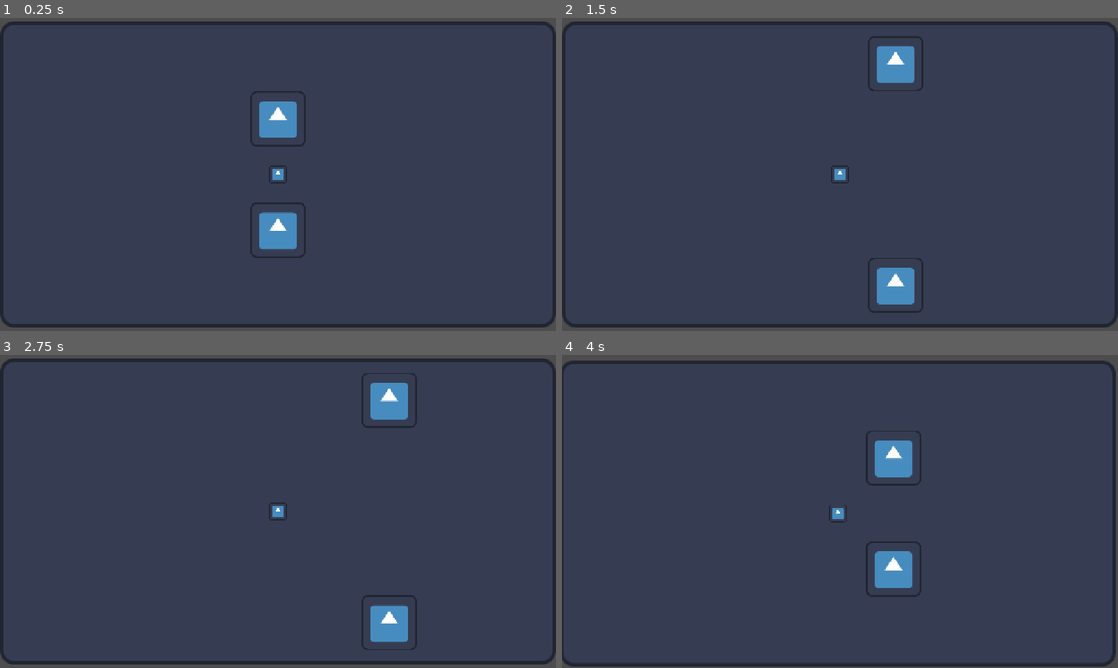
Above: before the commit, frames 1-4 (two rows, left to right).
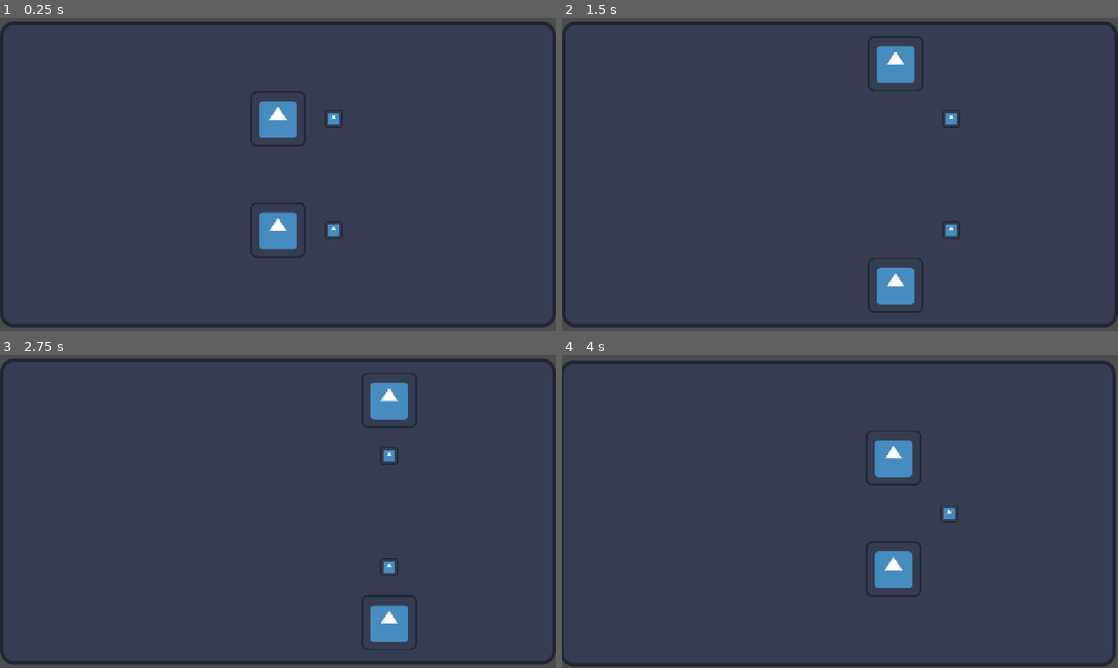
Above: after the commit, the same moments.

Repository: Vlad-935/Reflective-Trust
Game: Godot game, scene res://scenes/root.tscn
Same seed, same stepped clock (60 frames per second), same inputs: the game is played once before the commit and once after it. The engine's default icon, where the game draws it, is replaced by a stand-in: a white triangle on a blue panel in a dark square.
Inputs:
- Up to frame 1 (0.25 s): no input
- Up to frame 2 (1.5 s): tap Enter (ui_accept) at 0.5, 0.77 s; hold D (move right) 0.53-1.28 s; hold S (move down) from 1.28 s (still down)
- Up to frame 3 (2.75 s): tap Enter (ui_accept) at 1.52 s; release S (move down) at 2.03 s; hold D (move right) from 2.03 s (still down)
- Up to frame 4 (4 s): tap Enter (ui_accept) at 2.75, 3.02, 3.77 s; release D (move right) at 2.78 s; hold W (move up) 2.78-3.53 s; hold A (move left) from 3.53 s (still down)

The runs differ from the first frame. In frame 1, 0.3% of the frame differs, in the area x 48-62%, y 29-71%; in frame 2, 0.3%; in frame 3, 0.3%; in frame 4, 0.2%.

Commit message:
Mirror and duplicate level objects for reflection

Diff:
--- a/reflective-trust/scenes/Levels/level_1.tscn
+++ b/reflective-trust/scenes/Levels/level_1.tscn
@@ -1,5 +1,6 @@
 [gd_scene format=4 uid="uid://cc0gkxeevxxmm"]
 
+[ext_resource type="Script" uid="uid://c1ba0pgcqnlk7" path="res://scripts/level_1.gd" id="1_3ydyl"]
 [ext_resource type="Texture2D" uid="uid://7cbcocytpax0" path="res://icon.svg" id="1_ac15f"]
 [ext_resource type="PackedScene" uid="uid://bvkyebfwai1k0" path="res://scenes/moveable_object.tscn" id="2_3ydyl"]
 
@@ -70,6 +71,7 @@
 sources/0 = SubResource("TileSetAtlasSource_vtxvj")
 
 [node name="Level_1" type="Node2D" unique_id=480054498]
+script = ExtResource("1_3ydyl")
 
 [node name="Container" type="Control" parent="." unique_id=1794528067]
 layout_mode = 3
@@ -102,5 +104,7 @@
 tile_map_data = PackedByteArray("AADv//X/AAABAAAAAADw//X/AAABAAAAAADx//X/AAABAAAAAADy//X/AAABAAAAAADz//X/AAABAAAAAAD0// …(1840 unchanged characters)…
 tile_set = SubResource("TileSet_fkdrv")
 
-[node name="Moveable_Object" parent="." unique_id=1409220653 instance=ExtResource("2_3ydyl")]
+[node name="Objects" type="Node2D" parent="." unique_id=840091501]
+
+[node name="Moveable_Object" parent="Objects" unique_id=1409220653 instance=ExtResource("2_3ydyl")]
 position = Vector2(-72, 0)
--- a/reflective-trust/scenes/root.tscn
+++ b/reflective-trust/scenes/root.tscn
@@ -11,6 +11,8 @@
 [node name="Camera2D" parent="." unique_id=288577738 instance=ExtResource("1_sqa0i")]
 
 [node name="Player_Reflection" parent="." unique_id=2030126838 instance=ExtResource("1_j5px3")]
+unique_name_in_owner = true
 move_multiplier = Vector2(1, -1)
 
 [node name="Player" parent="." unique_id=1030051535 instance=ExtResource("1_j5px3")]
+unique_name_in_owner = true
--- /dev/null
+++ b/reflective-trust/scripts/level_1.gd
@@ -0,0 +1,30 @@
+extends Node2D
+
+const UPPER_REFLECTION_MULTIPLIER = Vector2(1,-1)
+
+@onready var Nodes: Node2D = $Objects
+
+
+func _ready() -> void:
+	_duplicate_children()
+
+
+func _duplicate_children():
+	for child in Nodes.get_children():
+		var path = child.get_scene_file_path()
+		var scene = load(path)
+
+		var new_child = scene.instantiate()
+		Nodes.add_child(new_child)
+
+		_mirrored_setup(new_child, child)
+
+func _mirrored_setup(new_child, child):
+	new_child.is_mirrored = true
+
+	new_child.position = child.position * UPPER_REFLECTION_MULTIPLIER
+	new_child.move_multiplier = Vector2(1,-1)
+
+	var Raycasts: Node2D = new_child.get_node("Raycasts")
+	for raycast in Raycasts.get_children():
+		raycast.target_position *= new_child.move_multiplier
--- a/reflective-trust/scripts/moveable_object.gd
+++ b/reflective-trust/scripts/moveable_object.gd
@@ -1,17 +1,22 @@
 extends StaticBody2D
 
 const STEP = 64
-const INITIAL_POSITION = Vector2.ZERO
+var INITIAL_POSITION = Vector2(64, 64)
 
 var is_moving: bool = false
 
-@onready var Player: CharacterBody2D = get_parent().get_parent().get_node("Player")
+var is_mirrored: bool = false
+var move_multiplier: Vector2 = Vector2(1,1)
+
+# Nodes
+@onready var Root: Node2D = get_parent().get_parent()
+
+@onready var Player: CharacterBody2D = Root.get_parent().get_node("Player")
 
 # Called when the node enters the scene tree for the first time.
 func _ready() -> void:
 	position = INITIAL_POSITION
 	pass # Replace with function body.
-
 
 # Called every frame. 'delta' is the elapsed time since the previous frame.
 func _process(_delta: float) -> void:
@@ -22,16 +27,16 @@
 		return
 
 	if $Raycasts/Right.is_colliding() and Player.direction == Vector2(-1,0):
-		position += Player.direction * STEP
+		position += Player.direction * STEP * move_multiplier
 		is_moving = true
 	elif $Raycasts/Left.is_colliding() and Player.direction == Vector2(1,0):
-		position += Player.direction * STEP
+		position += Player.direction * STEP * move_multiplier
 		is_moving = true
 	elif $Raycasts/Up.is_colliding() and Player.direction == Vector2(0,1):
-		position += Player.direction * STEP
+		position += Player.direction * STEP * move_multiplier
 		is_moving = true
 	elif $Raycasts/Down.is_colliding() and Player.direction == Vector2(0,-1):
-		position += Player.direction * STEP
+		position += Player.direction * STEP * move_multiplier
 		is_moving = true
 
 	pass
--- a/reflective-trust/scripts/player_movement.gd
+++ b/reflective-trust/scripts/player_movement.gd
@@ -1,9 +1,9 @@
 extends CharacterBody2D
+
+const INITIAL_POSITION = Vector2(0,64)
 
 const STEP = 64
 const MOVE_DURATION = 0.3
-
-var initial_position = Vector2(0,64)
 
 var direction: Vector2 = Vector2.ZERO
 @export var move_multiplier: Vector2 = Vector2(1,1)
@@ -13,8 +13,6 @@
 func _ready() -> void:
 	_player_setup()
 
-	global_position = initial_position
-
 func _physics_process(_delta: float) -> void:
 	_get_direction()
 
@@ -22,7 +20,7 @@
 
 func _player_setup():
 	# Mirroring the distance
-	initial_position *= move_multiplier
+	global_position = INITIAL_POSITION * move_multiplier
 
 	# Setting up the direction direction of the raycasts
 	$Raycasts/Right.target_position *= move_multiplier
Not shown, added: reflective-trust/scripts/level_1.gd.uid
Not shown, added: reflective-trust/scenes/Levels/level_1.tscn10208162063.tmp
